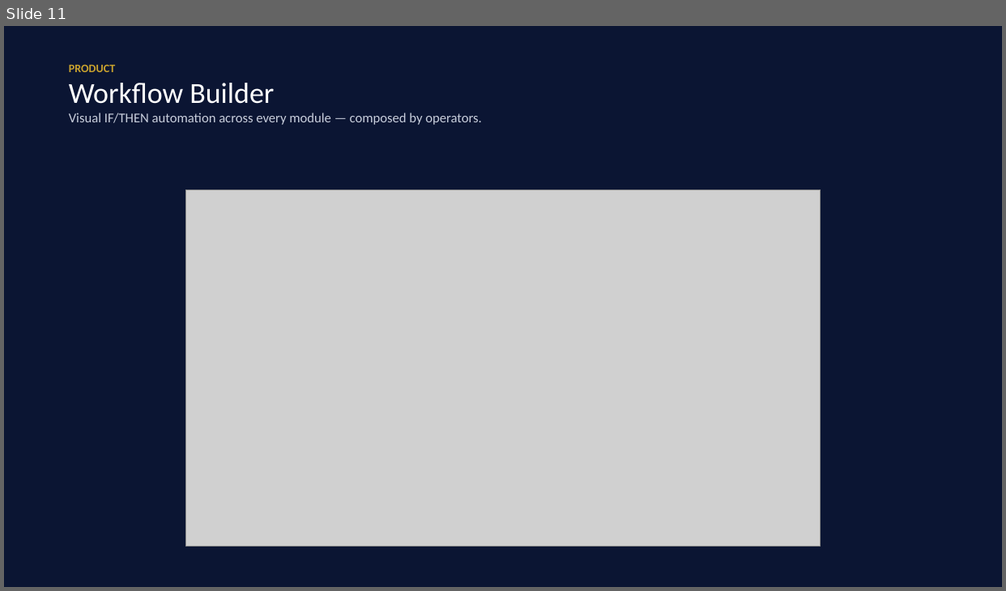
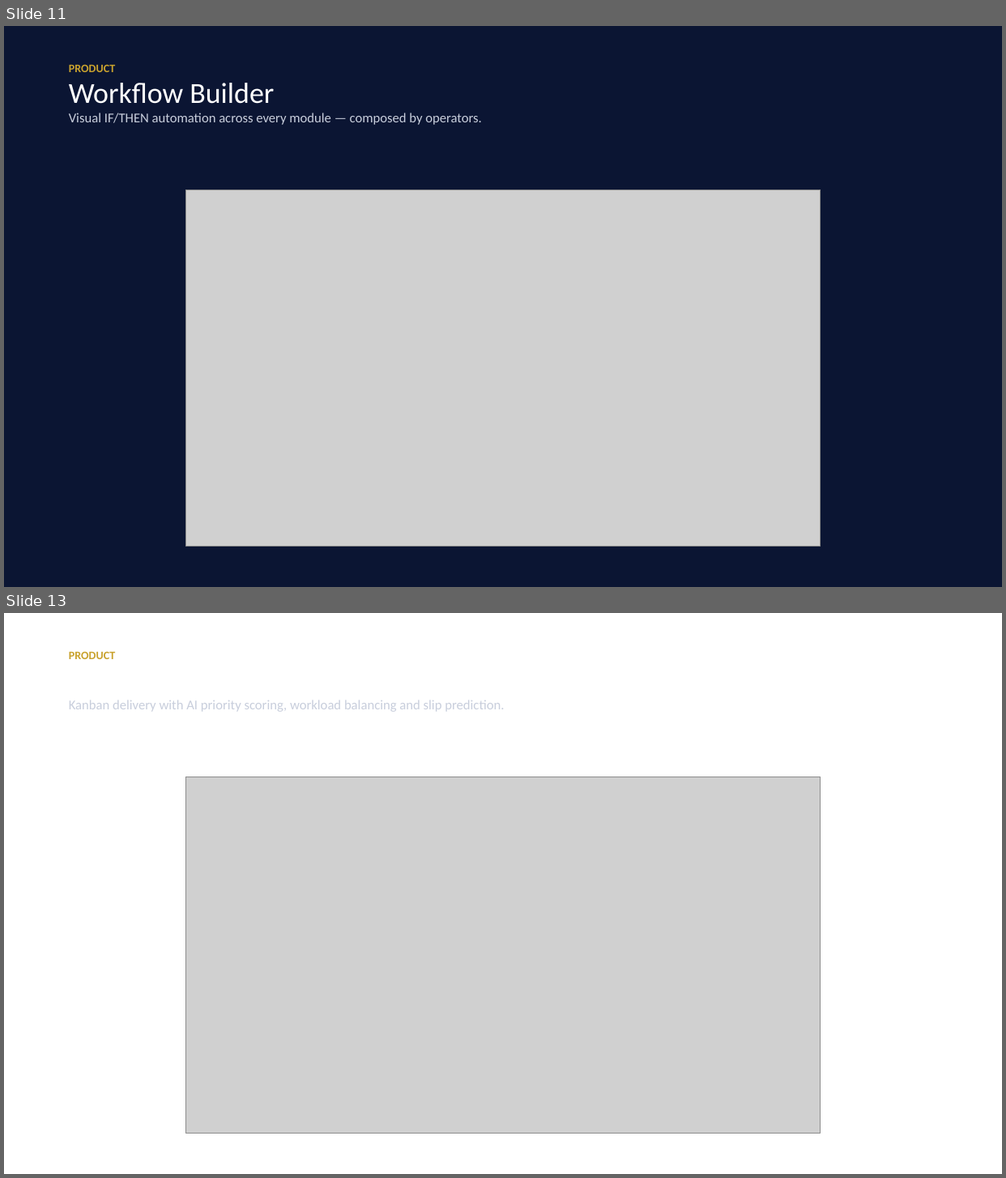
Before and after one commit to Brunny2023/intelligent-office, a slide deck: public/investor-pack/Global-Office-Investor-Deck.pptx. Shown one above the other, each under a label of ours: slide 11 before the commit, slides 11 and 13 after it; the slides between them are not shown. The pictures are 1006x591 and 1006x1178 pixels, drawn with LibreOffice and Linux fonts; fonts in the diff are those of the drawing; grey boxes stand for pictures. Boxes give left, top, right and bottom in pixels: in the first picture for what was removed or moved away, otherwise in the second. Text is boxed around its words. In the diff, an @@ line names an element or a change of style, - is before the commit and + after.

```diff
--- a/public/investor-pack/Global-Office-Investor-Deck.pptx
+++ b/public/investor-pack/Global-Office-Investor-Deck.pptx
@@ slide 13 added at (4, 613, 1002, 1174), background #FFFFFF @@
@@ text added at (69, 651, 504, 712), 13 pt, text #C8CEDC @@
+PRODUCT
+Execution Engine
+Kanban delivery with AI priority scoring, workload balancing and slip prediction.
@@ picture added at (186, 777, 820, 1134) @@
```
Also in this commit, not shown: 1 other slide added.
